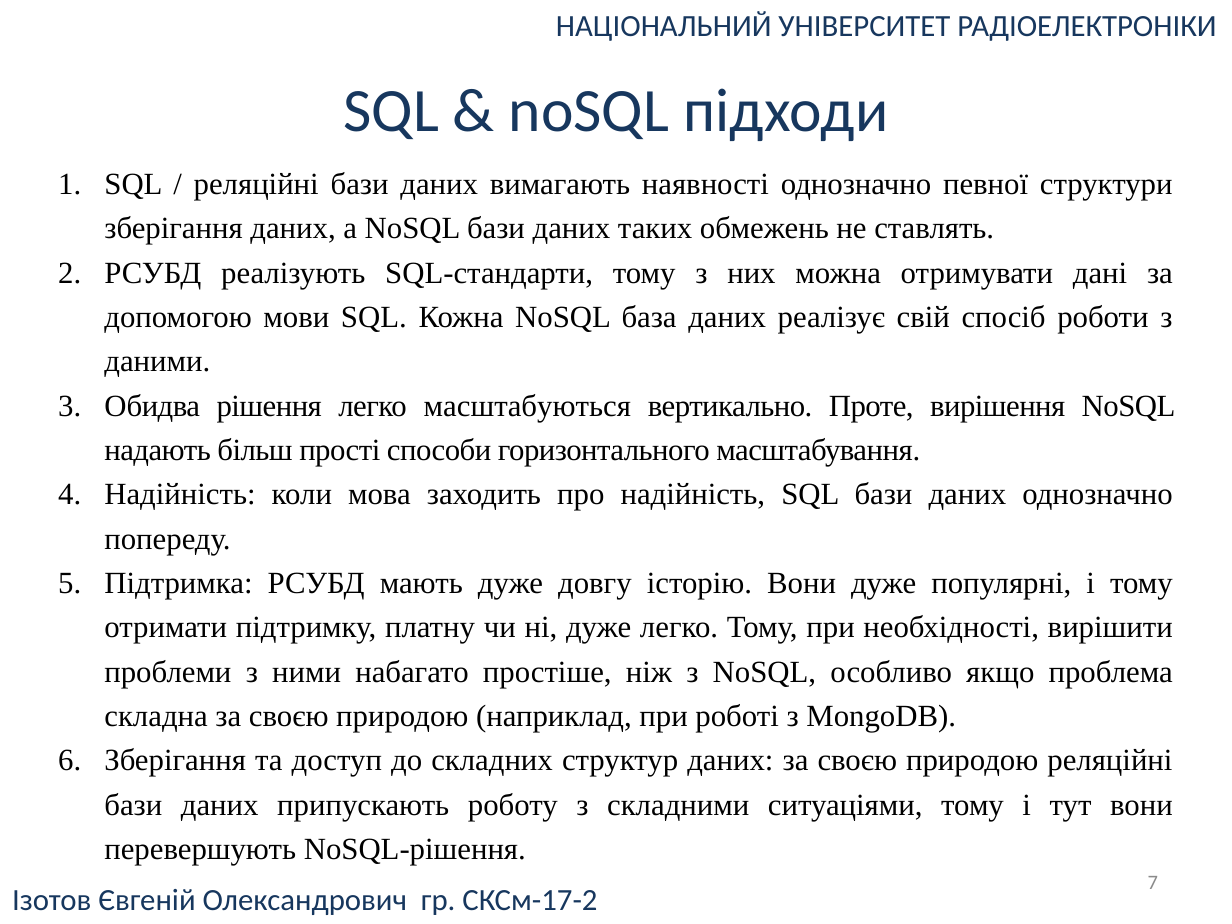
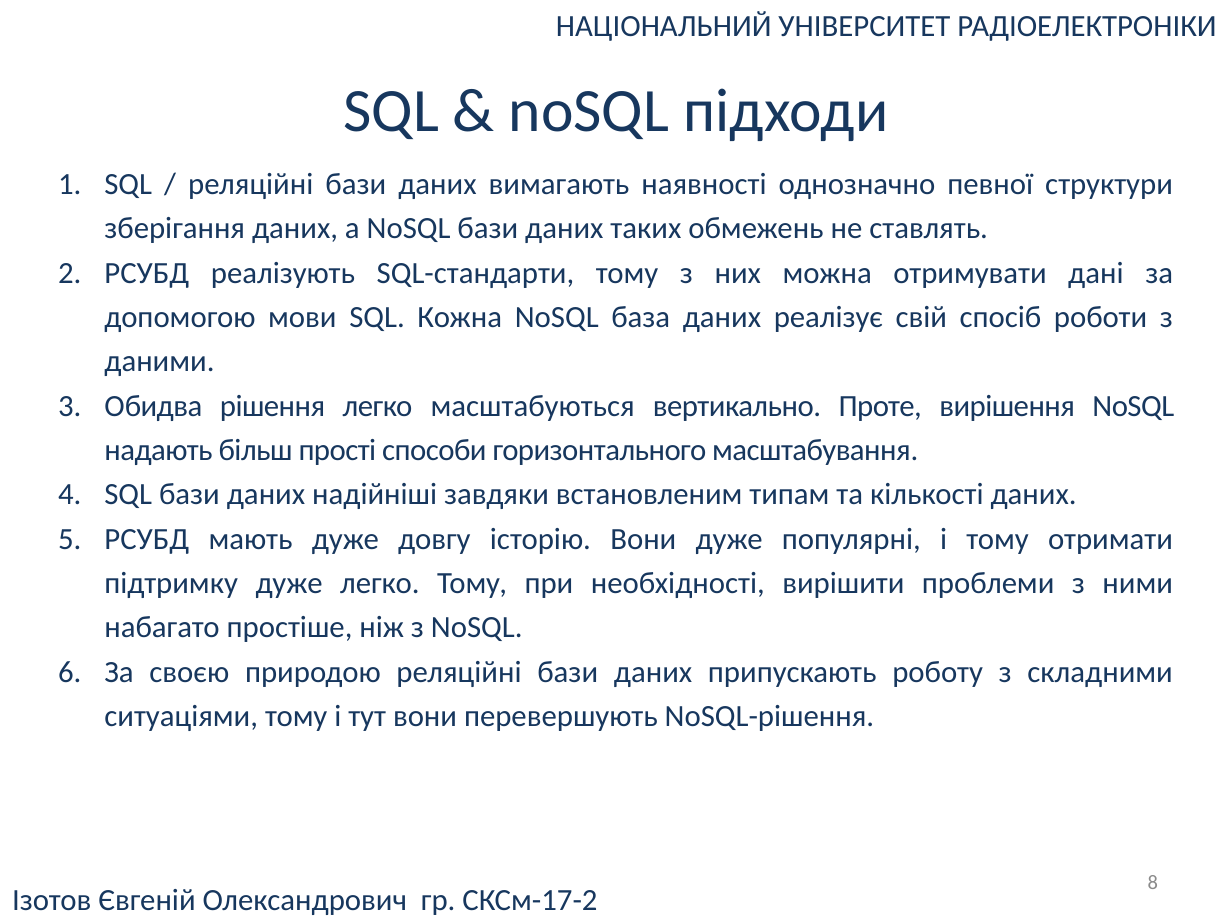
Before and after one commit to UdgineIzotov/diplom-doc, a slide deck: slide 8 of root/Презентация.pptx (slide 7 before the commit). Drawn at 1232x924 pixels with LibreOffice and Linux fonts; fonts in the diff are those of the drawing. Boxes give left, top, right and bottom in pixels: in the first picture for what was removed or moved away, otherwise in the second. Text is boxed around its words. In the diff, an @@ line names an element or a change of style, - is before the commit and + after.

```diff
--- a/root/Презентация.pptx
+++ b/root/Презентация.pptx
@@ text at (x1=104, y1=173, x2=1174, y2=465): font Times New Roman to Calibri, text colour #000000 to #17375E in "SQL / реляційні бази даних вимагають наявності ...", "РСУБД реалізують SQL-стандарти, тому з них можна ...", "Обидва рішення легко масштабуються вертикально. Проте, виріш ..." @@
@@ text at (x1=104, y1=483, x2=1173, y2=731): text changed; font Times New Roman to Calibri; text colour #000000 to #17375E @@
-4. Надійність: коли мова заходить про надійність, SQL бази даних однозначно попереду.
-5. Підтримка: РСУБД мають дуже довгу історію. Вони дуже популярні, і тому отримати підтримку, платну чи ні, дуже легко. Тому, при необхідності, вирішити проблеми з ними набагато простіше, ніж з NoSQL, особливо якщо проблема складна за своєю природою (наприклад, при роботі з MongoDB).
-6. Зберігання та доступ до складних структур даних: за своєю природою реляційні бази даних припускають роботу з складними ситуаціями, тому і тут вони перевершують NoSQL-рішення.
+4. SQL бази даних надійніші завдяки встановленим типам та кількості даних.
+5. РСУБД мають дуже довгу історію. Вони дуже популярні, і тому отримати підтримку дуже легко. Тому, при необхідності, вирішити проблеми з ними набагато простіше, ніж з NoSQL.
+6. За своєю природою реляційні бази даних припускають роботу з складними ситуаціями, тому і тут вони перевершують NoSQL-рішення.
@@ page number at (x1=1148, y1=875, x2=1158, y2=889): text changed @@
-7
+8
```
Also in this commit, not shown: 3 other slides changed, 7 slides added, 2 slides removed, 2 other files.
